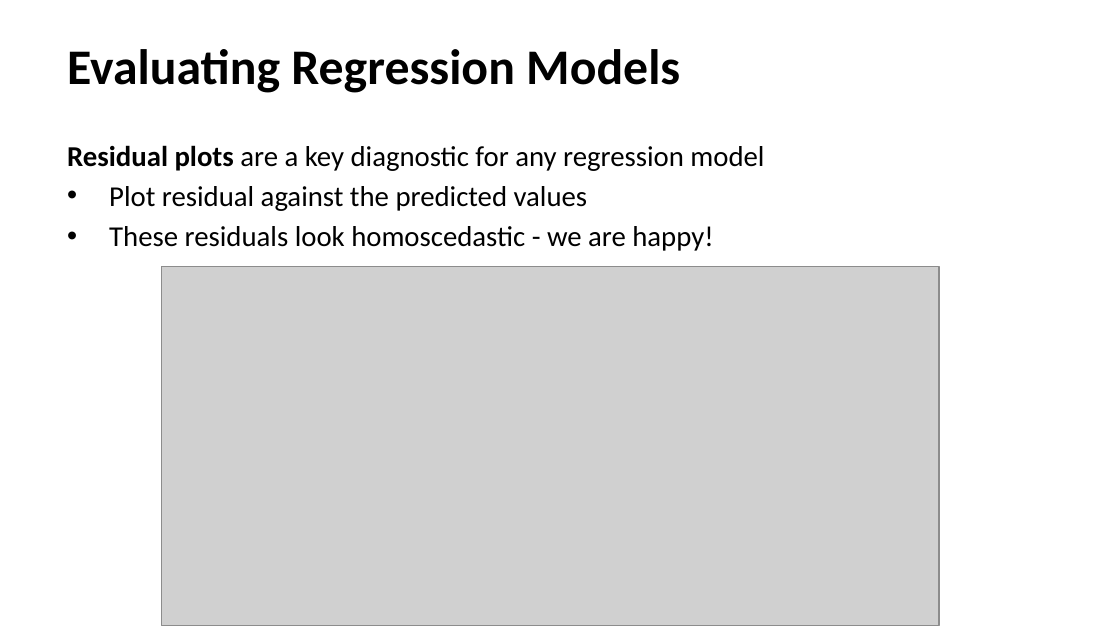
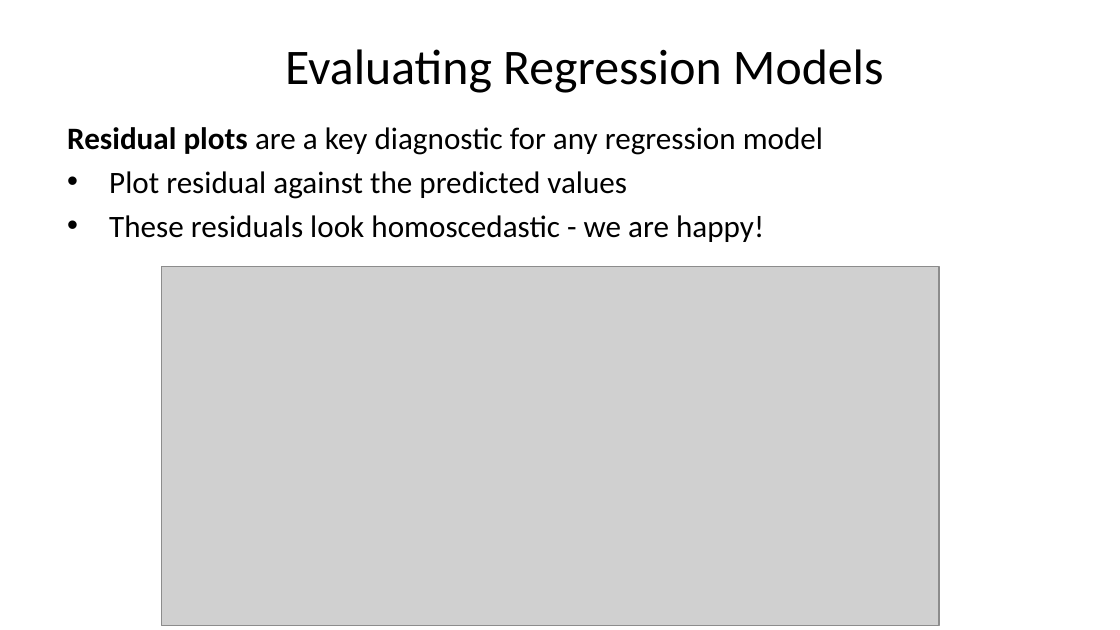
Before and after one commit to StephenElston/CSCI-E-83, a slide deck: slide 32 of LectureSlides/08_IntroductionToLinearModels.pptx (slide 31 before the commit). Drawn at 1120x630 pixels with LibreOffice and Linux fonts; fonts in the diff are those of the drawing; grey boxes stand for pictures. Boxes give left, top, right and bottom in pixels: in the first picture for what was removed or moved away, otherwise in the second. Text is boxed around its words. In the diff, an @@ line names an element or a change of style, - is before the commit and + after.

```diff
--- a/LectureSlides/08_IntroductionToLinearModels.pptx
+++ b/LectureSlides/08_IntroductionToLinearModels.pptx
@@ title "Evaluating Regression Models" at bbox=[285, 49, 884, 93]: bold off; alignment left to centre @@
@@ text "Residual plots are a key ...": place and size @@
-text "Residual plots are a key ..." at bbox=[67, 145, 764, 251]
+text "Residual plots are a key ..." at bbox=[67, 127, 823, 242]
@@ text "Residual plots are a key ..." at bbox=[67, 127, 823, 242]: size 18.5 to 20 pt @@
```
Also in this commit, not shown: 10 other slides changed, 1 slide added, 1 slide removed.
